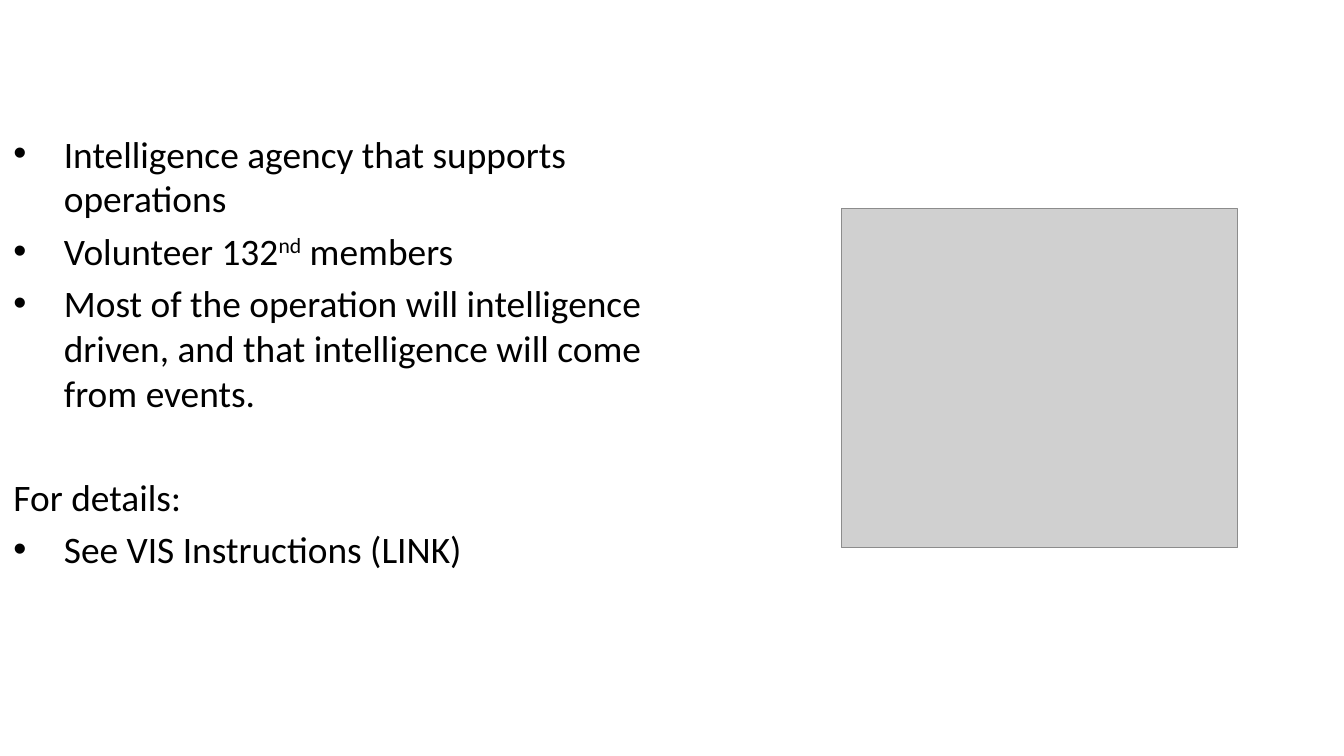
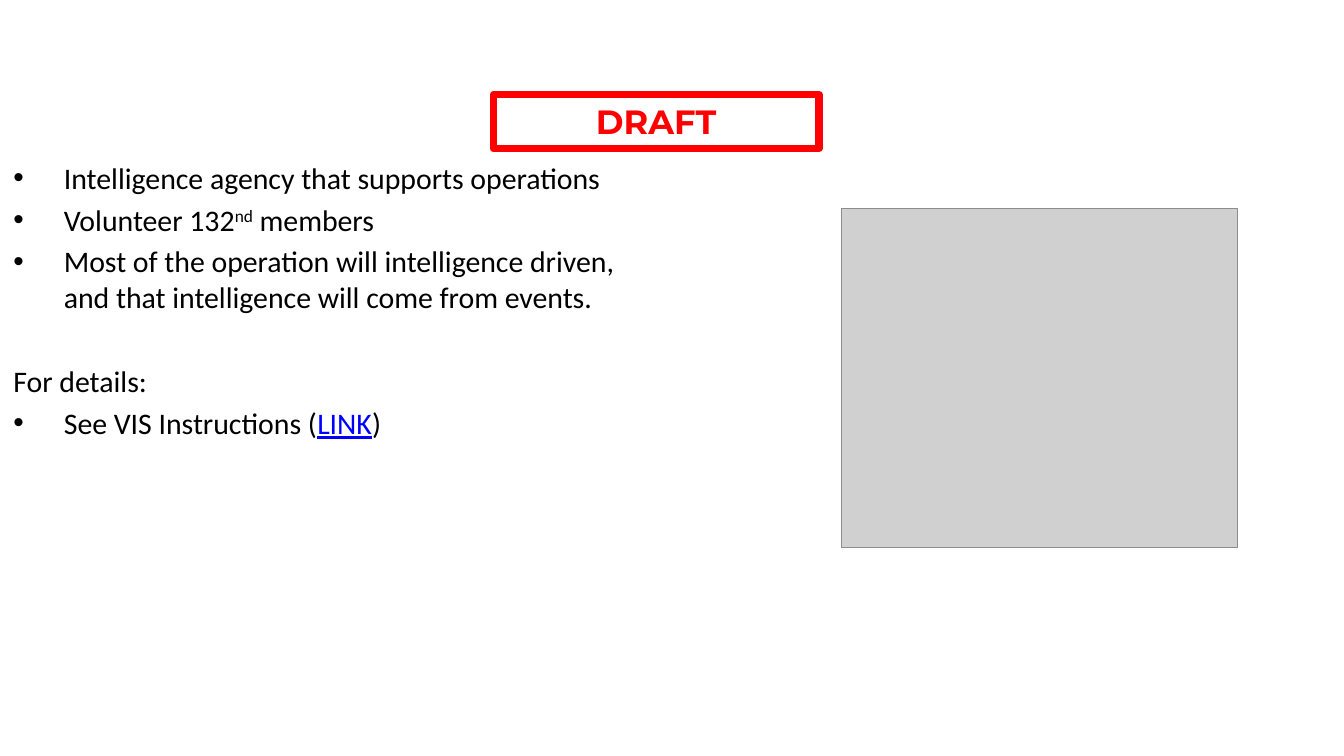
Before and after one commit to 132nd-vWing/OPAR-Brief, a slide deck: slide 19 of UNDER DEVELOPMENT/132nd OP ACTIVE RESOLVE Introduction Brief.pptx (slide 21 before the commit). Drawn at 1344x756 pixels with LibreOffice and Linux fonts; fonts in the diff are those of the drawing; grey boxes stand for pictures; background and template pictures are left out. Boxes give left, top, right and bottom in pixels: in the first picture for what was removed or moved away, otherwise in the second. Text is boxed around its words. In the diff, an @@ line names an element or a change of style, - is before the commit and + after.

```diff
--- a/UNDER DEVELOPMENT/132nd OP ACTIVE RESOLVE Introduction Brief.pptx
+++ b/UNDER DEVELOPMENT/132nd OP ACTIVE RESOLVE Introduction Brief.pptx
@@ rectangle added at (493,94,818,148), outline #FF0000 4 pt, 18 pt, text #FF0000, bold @@
+DRAFT
@@ text "Intelligence agency that supports operations": place and size @@
-text "Intelligence agency that supports operations" at (13,142,641,568)
+text "Intelligence agency that supports operations" at (13,168,614,439)
@@ text "Intelligence agency that supports operations" at (13,168,614,439): size 20 to 16 pt; text colour #000000 to #0000FF, underline on in "(LINK)" @@
```
Also in this commit, not shown: 17 other slides changed, 1 slide added, 3 slides removed, 4 other files.
